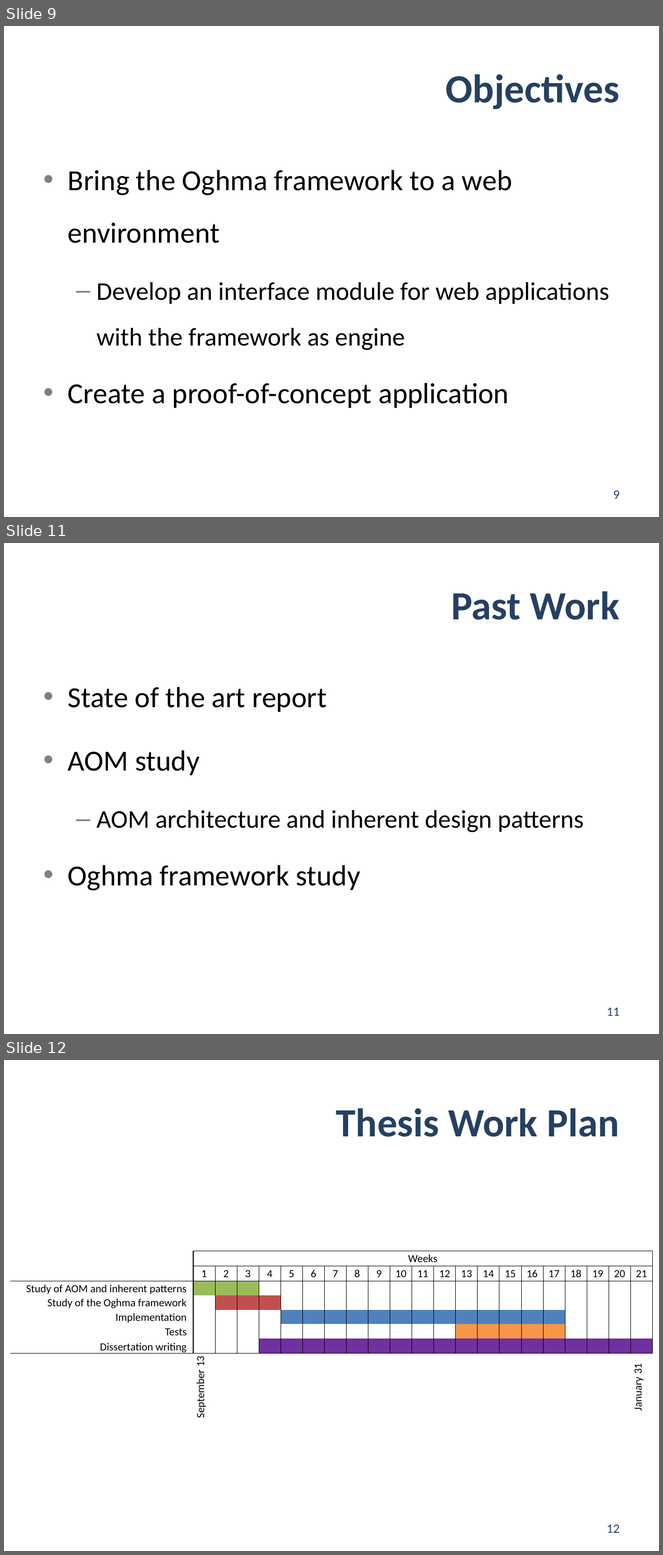
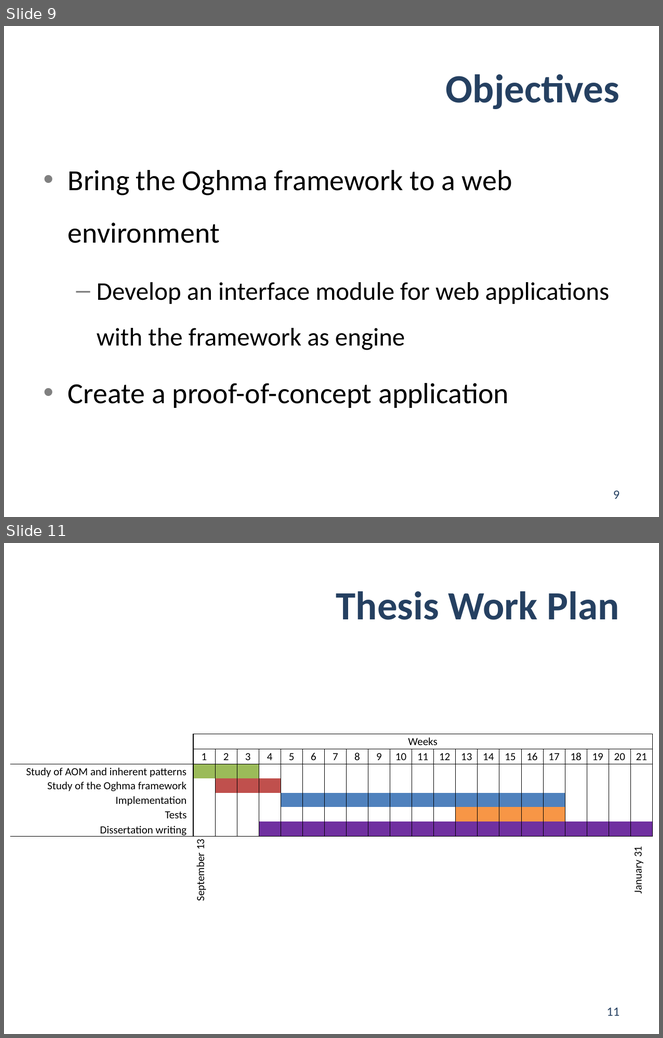
Before and after one commit to jgradim/thesis, a slide deck: presentations/pdis2.pptx. Shown one above the other, each under a label of ours: slides 9, 11 and 12 before the commit, slides 9 and 11 after it; the slides between them are not shown. The pictures are 663x1555 and 663x1038 pixels, drawn with LibreOffice and Linux fonts; fonts in the diff are those of the drawing. Boxes give left, top, right and bottom in pixels: in the first picture for what was removed or moved away, otherwise in the second. Text is boxed around its words. In the diff, an @@ line names an element or a change of style, - is before the commit and + after.

```diff
--- a/presentations/pdis2.pptx
+++ b/presentations/pdis2.pptx
@@ slide 11 removed at (4, 543, 659, 1034), background #FFFFFF @@
@@ title removed at (451, 591, 620, 620) @@
-Past Work
@@ text removed at (68, 687, 584, 891) @@
-• State of the art report
-• AOM study
-  – AOM architecture and inherent design patterns
-• Oghma framework study
@@ page number removed at (607, 1008, 620, 1016) @@
-11
@@ what was slide 12 is now slide 11 @@
@@ page number at (607, 1008, 620, 1016): text changed @@
-12
+11
```
Also in this commit, not shown: 3 slides changed, 1 other file.
